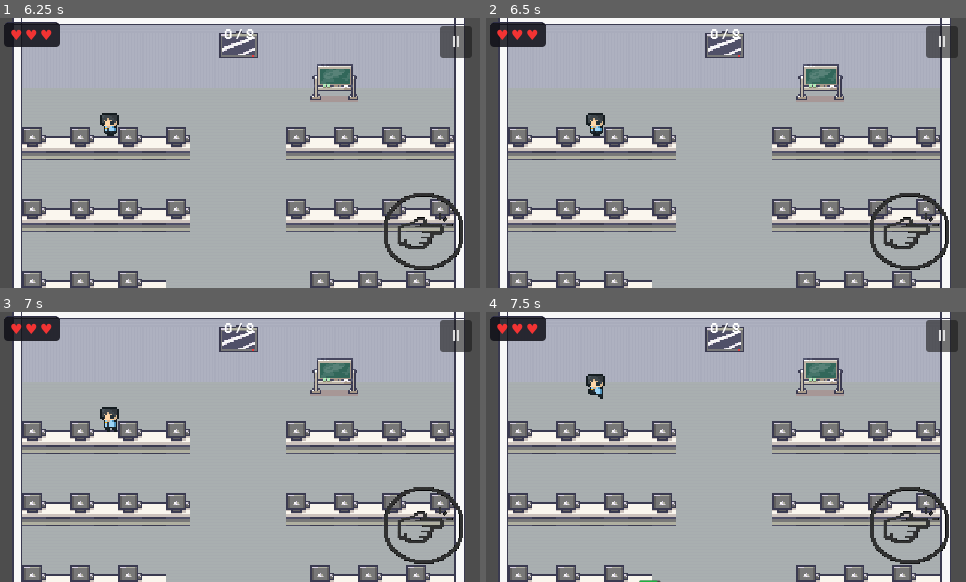
Above: before the commit, frames 1-4 (two rows, left to right).
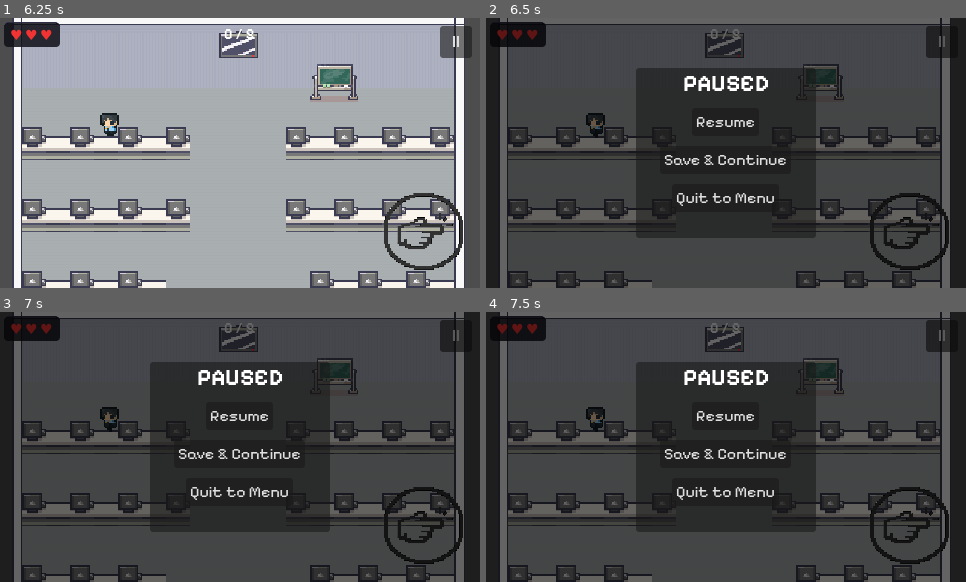
Above: after the commit, the same moments.

Repository: Raikosuu/Full-Tech-Panic_Public
Game: Godot game, scene res://scenes/main_menu.tscn
The game is run twice, just before and just after one commit, with the same random seed, the same clock (stepped at 60 frames per second) and the same inputs.
Inputs (mouse positions are in pixels of both pictures, inside the frame that each line leads up to):
- Up to frame 1 (6.25 s): click "New Game" at 0.5 s; click "Skip >>" at 1.25 s; click "Skip >>" at 2 s; tap Enter at 2.75, 5.85 s; move the mouse to (216, 207) at 2.77 s; hold W (move_up) 2.78-3.5 s; hold E (interact) 2.78-3.5 s; click (216, 207) at 2.92 s; tap Space at 3.02, 6.02 s; drag from (384, 193) to (33, 153) at 3.52 s; move the mouse to (96, 112) at 4.27 s; hold A (move_left) 4.28-5 s; tap Z at 4.35 s; drag from (264, 153) to (81, 171) at 5.02 s; move the mouse to (168, 85) at 5.77 s; hold S (move_down) from 5.78 s (still down)
- Up to frame 2 (6.5 s): keep holding S (move_down); tap Escape (pause, bound only after the commit) at 6.4 s
- Up to frame 3 (7 s): release S (move_down) at 6.5 s; drag from (345, 433) to (129, 465) at 6.52 s
- Up to frame 4 (7.5 s): move the mouse to (630, 460) at 7.27 s; hold W (move_up) from 7.28 s (still down); hold E (interact) from 7.28 s (still down); click (630, 460) at 7.42 s

Frame 1 is identical in both runs. In frame 2, 99% of the frame differs, in the area x 0-100%, y 0-100%; in frame 3, 99%; in frame 4, 99%.

Commit message:
debugs and imported the minigame 5 video tutorial
bugs fixed: game overs are not being counted, removed prints from the seats, background music now plays when continue is pressed. and added "pause" which is binded to the esc button to the input map

Diff:
--- a/mainmenu/scripts/main_menu.gd
+++ b/mainmenu/scripts/main_menu.gd
@@ -13,6 +13,7 @@
 
 func _on_continue_pressed() -> void:
 	GameState.load_game()
+	BGMManager.play(GameState.BGM_GAME)
 	var intro := GameState.get_intro_cutscene()
 	if intro != "":
 		get_tree().change_scene_to_file(intro)
--- a/project.godot
+++ b/project.godot
@@ -81,6 +81,11 @@
 "events": [Object(InputEventKey,"resource_local_to_scene":false,"resource_name":"","device":-1,"window_id":0,"alt_press …(192 unchanged characters)…
 ]
 }
+pause={
+"deadzone": 0.2,
+"events": [Object(InputEventKey,"resource_local_to_scene":false,"resource_name":"","device":-1,"window_id":0,"alt_pressed":false,"shift_pressed":false,"ctrl_pressed":false,"meta_pressed":false,"pressed":false,"keycode":0,"physical_keycode":4194305,"key_label":0,"unicode":0,"location":0,"echo":false,"script":null)
+]
+}
 
 [rendering]
 
--- a/scripts/game_state.gd
+++ b/scripts/game_state.gd
@@ -87,6 +87,7 @@
 	load_game()
 	_session_start_time = Time.get_unix_time_from_system()
 	BGMManager.play(GameState.BGM_GAME)
+	HealthState.game_over.connect(record_game_over)
 
 func _notification(what: int) -> void:
 	if what == NOTIFICATION_WM_CLOSE_REQUEST:
--- a/scripts/how_to_play.gd
+++ b/scripts/how_to_play.gd
@@ -33,7 +33,7 @@
 	],
 	[
 		"PC Diagnosis and Troubleshooting Tools",
-		"res://assets/tutorials/tutorial_rj45a.ogv",
+		"res://assets/tutorials/tutorial_pc-diagnosis.ogv",
 		"Read the Tickets on top. Then choose the right troubleshooting tool from the start menu. Scan then choose the right troubleshooting method."
 	],
 ]
--- a/scripts/seats.gd
+++ b/scripts/seats.gd
@@ -5,7 +5,6 @@
 func occupy() -> void:
 	if not is_taken:
 		is_taken = true
-		print("Seat is taken")
 
 func _on_body_entered(body: Node2D) -> void:
 	pass
Not shown, added: assets/tutorials/tutorial_pc-diagnosis.ogv.uid
Not shown, added: assets/tutorials/tutorial_pc-diagnosis.ogv
